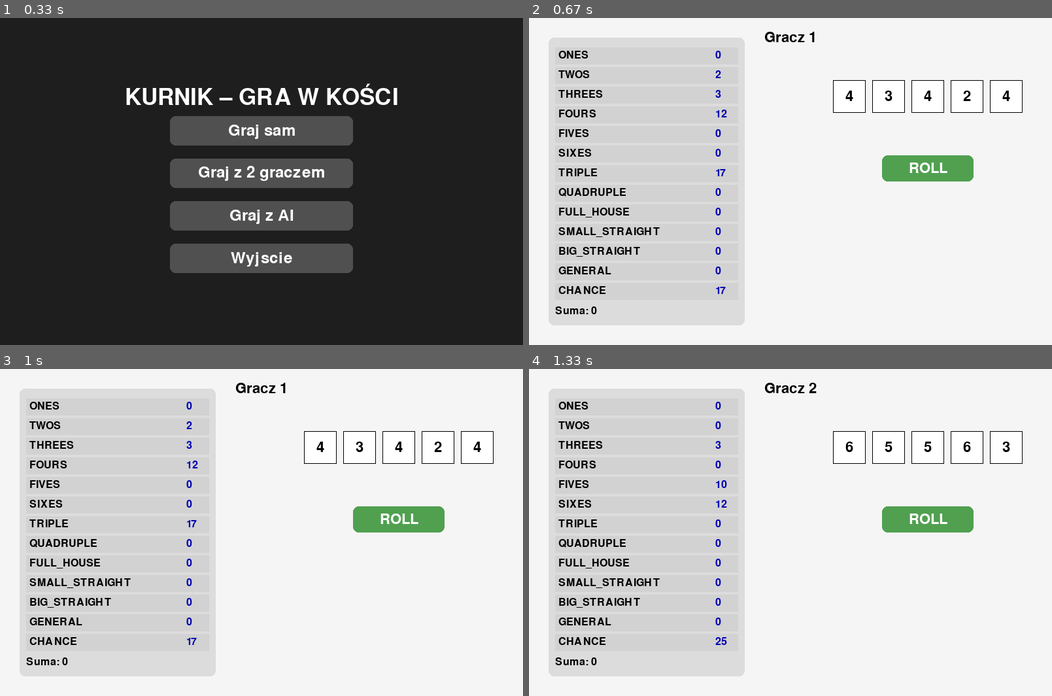
Above: before the commit, frames 1-4 (two rows, left to right).
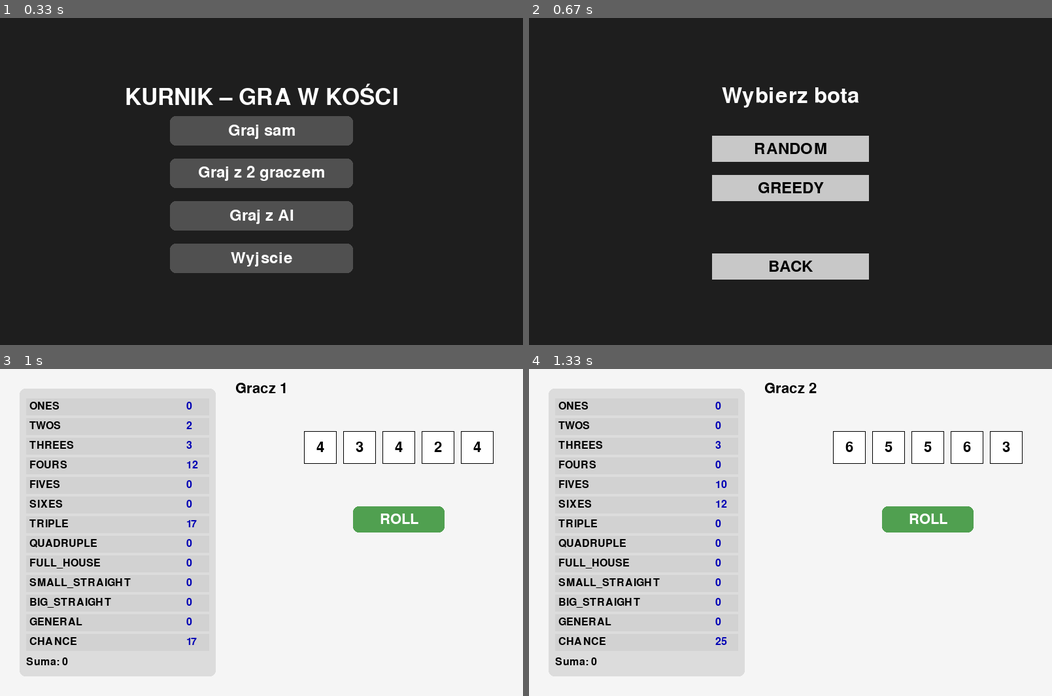
Above: after the commit, the same moments.

Repository: spychalak/PROJEKT_KOSCI
Game: pygame game, started from main.py
The game is run twice, just before and just after one commit, with the same random seed, the same clock (stepped at 60 frames per second) and the same inputs.
Inputs (mouse positions are in pixels of both pictures, inside the frame that each line leads up to):
- Up to frame 1 (0.33 s): no input
- Up to frame 2 (0.67 s): click "Graj z AI" at 0.38 s
- Up to frame 3 (1 s): click (261, 499) at 0.72 s, where only the run after the commit has a clickable "RANDOM"
- Up to frame 4 (1.33 s): click "ONES" at 1.05 s

Frame 1 is identical in both runs. In frame 2, 98% of the frame differs, in the area x 0-100%, y 0-100%; in frame 3, nothing differs; in frame 4, nothing differs.

Commit message:
dodany greedyBot + menu do wybrania bota

Diff:
--- /dev/null
+++ b/ai/greedy_bot.py
@@ -0,0 +1,29 @@
+import random
+from ai.bot import BaseBot
+from game.actions import Action, ActionType
+from game.categories import Category
+from game.scoring import score_category
+
+
+class GreedyBot(BaseBot):
+    def __init__(self):
+        super().__init__("GreedyBot")
+
+    def choose_action(self, game_state):
+        # jeśli można jeszcze rzucać – losuj
+        if game_state.rolls_left > 0:
+            hold = [random.choice([True, False]) for _ in range(5)]
+            return Action(ActionType.ROLL, hold)
+
+        # w przeciwnym razie najwyzszy dostepny wynik
+
+        high_name = ""
+        high_score = -1
+        for cat in Category:
+            if game_state.score_table.is_available(cat):
+                score = score_category(game_state.dice, cat)
+                if score > high_score:
+                    high_score = score
+                    high_name = cat
+
+        return Action(ActionType.SELECT_CATEGORY, high_name)
--- a/main.py
+++ b/main.py
@@ -2,7 +2,9 @@
 from game.engine import GameEngine
 from render.pygame_ui import PygameUI
 from render.menu import MainMenu
+from render.bot_menu import BotMenu
 from ai.random_bot import RandomBot
+from ai.greedy_bot import GreedyBot
 
 
 def main():
@@ -15,6 +17,7 @@
         # ===== MENU =====
         menu = MainMenu(screen)
         mode = None
+        ai_bot = None
 
         while mode is None:
             for event in pygame.event.get():
@@ -33,8 +36,24 @@
         elif mode == "2p":
             engine = GameEngine(players=2)
         elif mode == "ai":
+            bot_menu = BotMenu(screen)
+            bot_choice = None
+            while bot_choice is None:
+                for event in pygame.event.get():
+                    if event.type == pygame.QUIT:
+                        pygame.quit()
+                        return
+                    if event.type == pygame.MOUSEBUTTONDOWN:
+                        bot_choice = bot_menu.handle_click(event.pos)
+
+                bot_menu.draw()
+            if bot_choice == "random":
+                ai_bot = RandomBot()
+            elif bot_choice == "greedy":
+                ai_bot = GreedyBot()
+            elif bot_choice == "back":
+                continue
             engine = GameEngine(players=2)  # AI będzie graczem 2
-            ai_bot = RandomBot()
         elif mode == "q":
             return 0
         else:
--- /dev/null
+++ b/render/bot_menu.py
@@ -0,0 +1,39 @@
+import pygame
+
+
+class BotMenu:
+    def __init__(self, screen):
+        self.screen = screen
+        self.font = pygame.font.SysFont(None, 36)
+        self.title_font = pygame.font.SysFont(None, 48)
+
+        w, h = screen.get_size()
+        cx = w // 2
+
+        self.buttons = {
+            "random": pygame.Rect(cx - 120, 180, 240, 40),
+            "greedy": pygame.Rect(cx - 120, 240, 240, 40),
+            # "learning": pygame.Rect(cx - 120, 300, 240, 40),
+            "back": pygame.Rect(cx - 120, 360, 240, 40),
+        }
+
+    def draw(self):
+        self.screen.fill((30, 30, 30))
+
+        title = self.title_font.render("Wybierz bota", True, (255, 255, 255))
+        title_rect = title.get_rect(center=(self.screen.get_width() // 2, 120))
+        self.screen.blit(title, title_rect)
+
+        for name, rect in self.buttons.items():
+            pygame.draw.rect(self.screen, (200, 200, 200), rect)
+            label = self.font.render(name.upper(), True, (0, 0, 0))
+            label_rect = label.get_rect(center=rect.center)
+            self.screen.blit(label, label_rect)
+
+        pygame.display.flip()
+
+    def handle_click(self, pos):
+        for name, rect in self.buttons.items():
+            if rect.collidepoint(pos):
+                return name
+        return None
